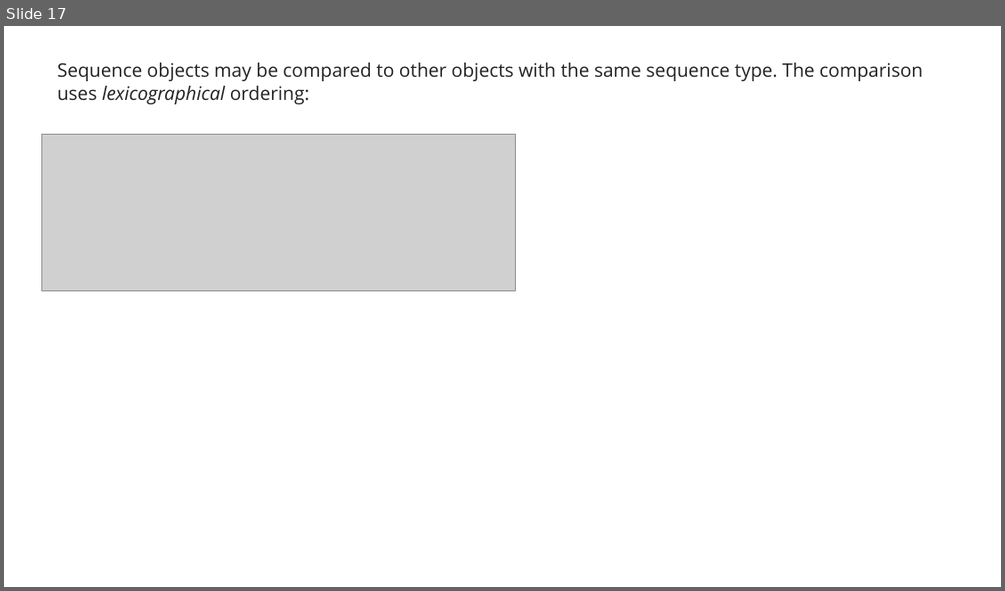
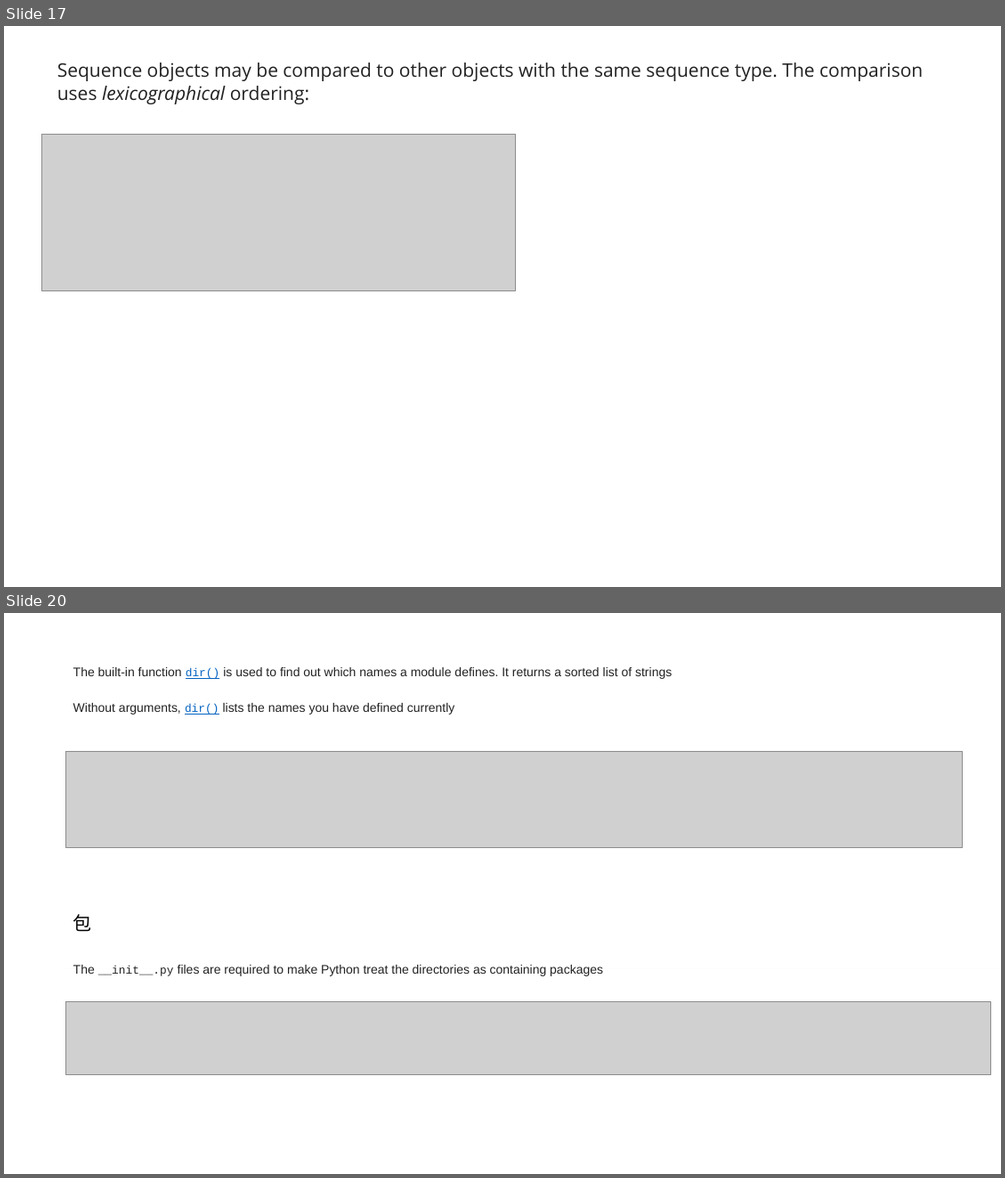
Before and after one commit to bilosikia/learnMarks, a slide deck: python.pptx. Shown one above the other, each under a label of ours: slide 17 before the commit, slides 17 and 20 after it; the slides between them are not shown. The pictures are 1005x591 and 1005x1178 pixels, drawn with LibreOffice and Linux fonts; fonts in the diff are those of the drawing; grey boxes stand for pictures. Boxes give left, top, right and bottom in pixels: in the first picture for what was removed or moved away, otherwise in the second. Text is boxed around its words. In the diff, an @@ line names an element or a change of style, - is before the commit and + after.

Commit message:
python update

```diff
--- a/python.pptx
+++ b/python.pptx
@@ slide 20 added at (4,613,1001,1174), background #FFFFFF @@
@@ rectangle added at (66,672,1001,672), fill #FFFFFF, 12 pt, text #222222 @@
+The built-in function dir() is used to find out which names a module defines. It returns a sorted list of strings
@@ text added at (73,703,455,714), 12 pt, text #222222 @@
+Without arguments, dir() lists the names you have defined currently
@@ picture added at (66,751,963,847) @@
@@ text added at (73,914,92,932), 18 pt, text #000000 @@
+包
@@ rectangle added at (66,969,1001,969), fill #ECF0F3, 12 pt, text #222222 @@
+The __init__.py files are required to make Python treat the directories as containing packages
@@ picture added at (66,1001,991,1074) @@
```
Also in this commit, not shown: 10 other slides added.
